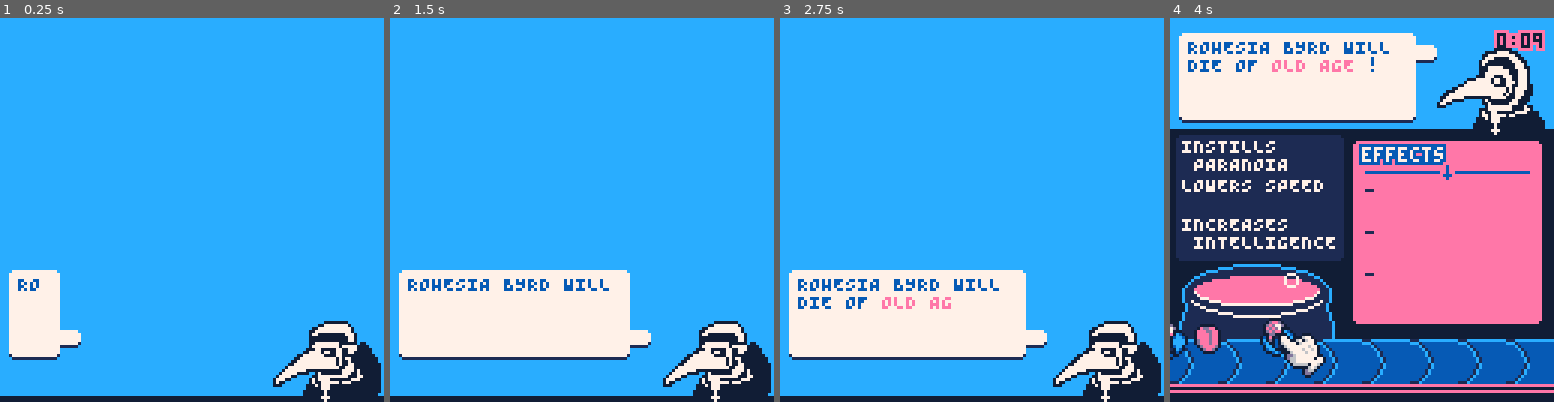
Above: before the commit, frames 1-4 (left to right).
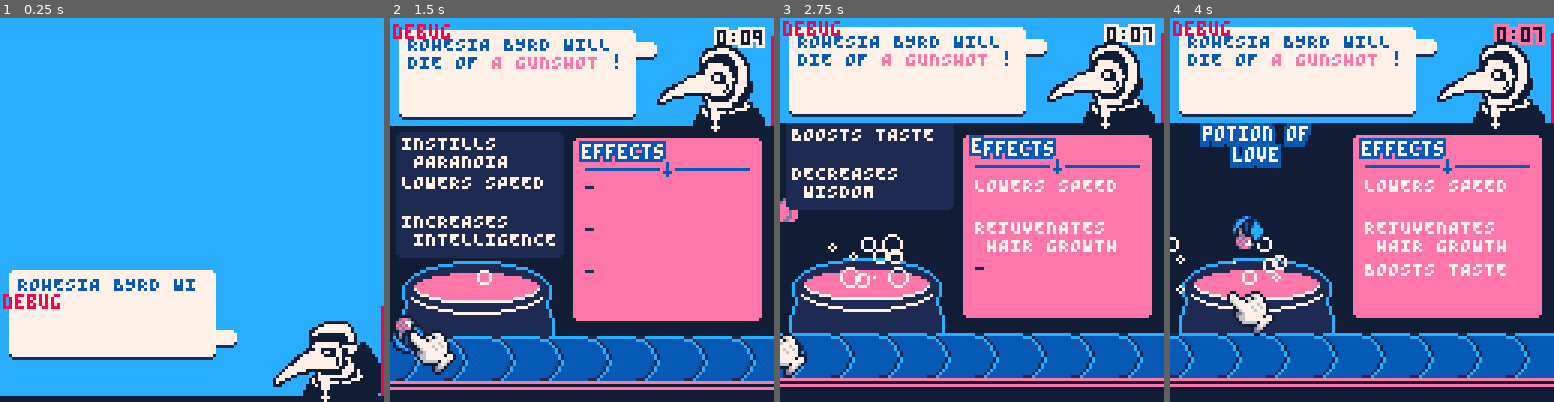
Above: after the commit, the same moments.

Repository: Yolwoocle/minijam_112
Game: PICO-8 cartridge minijam112.p8
The game is run twice, just before and just after one commit, with the same random seed, the same clock (stepped at 60 frames per second) and the same inputs.
Inputs:
- Up to frame 1 (0.25 s): no input
- Up to frame 2 (1.5 s): tap X (X key) at 0.33, 1.07 s; tap O (Z key) at 0.7 s
- Up to frame 3 (2.75 s): hold Right 1.6-2.1 s; tap O (Z key) at 1.7, 2.1, 2.5 s; tap X (X key) at 1.85 s; hold Up 2.15-2.42 s; hold Right from 2.47 s (still down)
- Up to frame 4 (4 s): tap O (Z key) at 2.9, 3.3, 3.7 s; tap X (X key) at 2.97 s; release Right at 3.03 s; hold Left 3.08-3.58 s; hold Down 3.63-3.97 s

The runs differ from the first frame. In frame 1, 10% of the frame differs, in the area x 0-100%, y 65-99%; in frame 2, 87%; in frame 3, 88%, in the area x 0-100%, y 0-100%; in frame 4, 39%.

Commit message:
More effects

Diff:
--- a/minijam112.p8
+++ b/minijam112.p8
@@ -80,8 +80,10 @@
 	}
 
 	dead_list=""
-	dead_list_ypos=0
-	dead_list_oy=0
+	dead_list_obj={
+		dobj=create_dobj(128,-87)
+	}
+
 
 	bubbles={}
 
@@ -129,6 +131,9 @@
 
 	clock=0
 	maxclock=60*10 -- be careful about overflowing the tiny p8 limit
+	-- clock=maxclock
+
+	if(debugmode) parse_speed = 1
 end
 
 function _update60()
@@ -137,7 +142,7 @@
 	update_time()
 	on_speech_end()
 
-	dead_list_oy+=1/6
+	dead_list_obj.dobj.oy+=1/6
 
 	menuitem(3, "sound: "..(sound_on and "on" or "off"), function() sound_on=not sound_on end)
 
@@ -214,7 +219,12 @@
 
 	if(intro_phase>=1) draw_time()
 
-	print(dead_list,83,dead_list_ypos+dead_list_oy,5)
+	-- draw dead list
+	local x,y=dx(dead_list_obj.dobj),dy(dead_list_obj.dobj)
+	rrect(x,-87+1,61,90,1)
+	rrect(x,-87  ,61,90,4)
+	print(dead_list,x+1,y,5)
+	rectfill(x,5,127,3+31, 8)
 
 	draw_pdoctor()
 	draw_bubble()
@@ -230,7 +240,7 @@
 		print(ailment_out,6,5+dy(bubble_dobj),3)
 	end
 
-	if(debugmode)print(debug,1,1,9)
+	if(debugmode)print("debug",1,1,8)
 end
 
 -->8
@@ -240,17 +250,26 @@
 	local out=" "
 	local ways_to_die=split" WAS NEVER SEEN AGAIN, STILL GETS NIGHTMARES, HASNT STOPPED CRYING,'S FAMILY MISSES THEM, NEVE …(212 unchanged characters)…
 	local died_of_variations=split" DIED OF , PERISHED OF "
+	local list_h=0
 	for customer in all(past_customers) do
 		--if customer.score<0 then
 		--	out..=to_fit(customer.name.." DIED OF "..customer.cause.."\n\n",14)
 		--end
 		local fate=rnd(ways_to_die)
 		if(flr(rnd(2))==0)fate=rnd(died_of_variations)..customer.cause
-		out..=to_fit(customer.name..fate.."\n\n",11)
-	end
-
-	dead_list_ypos=-110
-	dead_list_oy=0
+		local fit=to_fit(customer.name..fate.."\n\n",11)
+		out..=fit
+
+		-- count number of lines
+		local h=1
+		for i=1,#fit do
+			if(sub(fit,i,i)=="\n")h+=1
+		end
+		list_h+=h
+	end
+
+	dead_list_obj.dobj._y=-110-list_h*6
+	dead_list_obj.dobj.oy=0
 	dead_list=out
 end
 
@@ -473,8 +492,10 @@
 	end
 
 	if time_since_last==1100 then
+		-- Shift report card to left
 		anim_to_point(report, report.target_x-23, nil, 0.9)
 		anim_to_point(c,c.dobj.wx-23,nil,0.9)
+		anim_to_point(dead_list_obj, 83, nil, 0.9)
 
 		update_dead_list()
 	end
@@ -999,30 +1020,47 @@
 	return false
 end
 
-
 function to_fit(_text,_w,_extra)
- local out=""
- local _ex=_extra or ""
- local length=#_text
- local brstr=split(_text," ")
- local i=1
- local tmp=""
- local trails=false
- while i<(#brstr+1) do
-  if (#tmp+#brstr[i]) <= _w then
-            tmp=tmp..brstr[i].." "
-            i+=1
-            trails=true
-  else
-   out=out..tmp.."\n".._ex
-   tmp=""
-   trails=false
-  end
- end
- if trails then
-  out=out..tmp
- end
- return (out)
+	local out=""
+	local _ex=_extra or ""
+	local length=#_text
+	local unfilt_brstr=split(_text," ")
+	local tmp=""
+	local trails=false
+	--clean up input
+	local brstr={}
+	-- local i=1
+	for i=1,#unfilt_brstr do
+		local word = unfilt_brstr[i]
+		if #word > _w then
+			local a,b = sub(word,1,_w), sub(word,_w+1,-1)
+			add(brstr,a)
+			add(brstr,b)
+		else
+			add(brstr,word)
+		end
+	end
+
+-- [[
+	local i=1
+	local h=0
+	while i<(#brstr+1) do
+		if (#tmp+#brstr[i]) <= _w then
+		    tmp=tmp..brstr[i].." "
+		    i+=1
+		    trails=true
+		else
+			out=out..tmp.."\n".._ex
+			tmp=""
+			trails=false
+			h+=1
+		end
+	end
+	if trails then
+		out=out..tmp
+	end
+	return out
+--]]
 end
 
 --screen shake function
@@ -1074,6 +1112,7 @@
 --data
 
 all_effects=split"SUMMONS GIANT PEACH,GLOWS IN THE DARK,FINISHES YOUR ESSAY,SUMMONS A TORNADO,FACILITATES DIGESTION,MEL …(1231 unchanged characters)…
+--TURNS INTO DRAGON,MAKES YOU SHRINK
 all_solutions={
 	"A BROKEN HEART|HIGH IN VITAMIN C,LOWERS CHOLESTEROL,RAISES SEX APPEAL,RELEASES PHEROMONES,FACILITATES CONFIDENCE,HARDENS SKIN",
 	"BAD BODY ODOUR|RELEASES PHEROMONES,HIGH IN VITAMIN C,INCREASES CHARISMA,HARDENS SKIN,REMOVES TASTE,TASTES OF ORANGE",
@@ -1086,7 +1125,7 @@
 	"BEING ON THEIR PHONE WHILE DRIVING|INCREASES WISDOM,INCREASES MULTITASKING,INCREASES INTELLIGENCE",
 	"FREEZING|SETS YOU ON FIRE,RAISES RECOVERY",
 	"LEAVING THE OVEN ON|INCREASE COORDINATION,INCREASES FIRE RES",
-	"A GUNSHOT|RAISES HP,HARDENS SKIN",
+	"A GUNSHOT|RAISES HP,HARDENS SKIN,INCREASES RESISTANCE",
 	"NOT KNOWING WHEN TO HOLD 'EM|INCREASES STEALTH,FREAKS EVERYONE OUT",
 	"WEAK BONES|STRENGTHENS BONE MARROW,HIGH IN VITAMIN C",
 	"BALDING|REJUVENATES HAIR GROWTH,INCREASES CHARISMA",
@@ -1100,7 +1139,13 @@
 	"NO INTERNET|EMITS 5G SIGNAL",
 	"BOREDOM|TURNS INTO A SWORD,INSTANT DEATH,INSTILLS PARANOIA,JUST GETS YOU STONED,EMITS 5G SIGNAL,AMPLIFIES TINNITUS,TURNS URINE GREEN,SETS YOU ON FIRE,REJUVENATES HAIR GROWTH,FINDS KEYS",
 	"AGGRESSIVE SEALIFE|INCREASES STRENGTH,FACILITATES CONFIDENCE",
-	"HUNGER|SUMMONS GIANT PEACH,FACILITATES DIGESTION,HIGH IN VITAMIN C,REMOVES TASTE,TASTES OF ORANGE,JUST GETS YOU STONED"
+	"HUNGER|SUMMONS GIANT PEACH,FACILITATES DIGESTION,HIGH IN VITAMIN C,REMOVES TASTE,TASTES OF ORANGE,JUST GETS YOU STONED",
+	"NOT BEING TO HANDLE OUR STRONGEST POTION|TURNS INTO DRAGON,RAISES HP,INCREASES MAGIC,INCREASES RESISTANCE,INCREASES STRENGTH,FACILITATES DIGESTION,",
+	"DISCOVERING DYNAMITE|INCREASES RESISTANCE,RAISES HP,STRENGTHENS BONE MARROW,HARDENS SKIN",
+	"CONSTIPATION|FACILITATES DIGESTION,TURNS INTO A TOAD",
+	"POVERTY|INCREASES INTELLIGENCE,TURNS INTO A TOAD,INCREASES CHARISMA,FACILITATES CONFIDENCE",
+	"BEING UGLY|INCREASES STEALTH,INCREASES CHARISMA,JUST GETS YOU STONED",
+	-- "COMEDY|BREAKS FOURTH WALL",
 }
 
 titles=split"SIR,COUNT,BARON VON,DUCHES,PRINCE,KING,QUEEN,DOCTOR"
